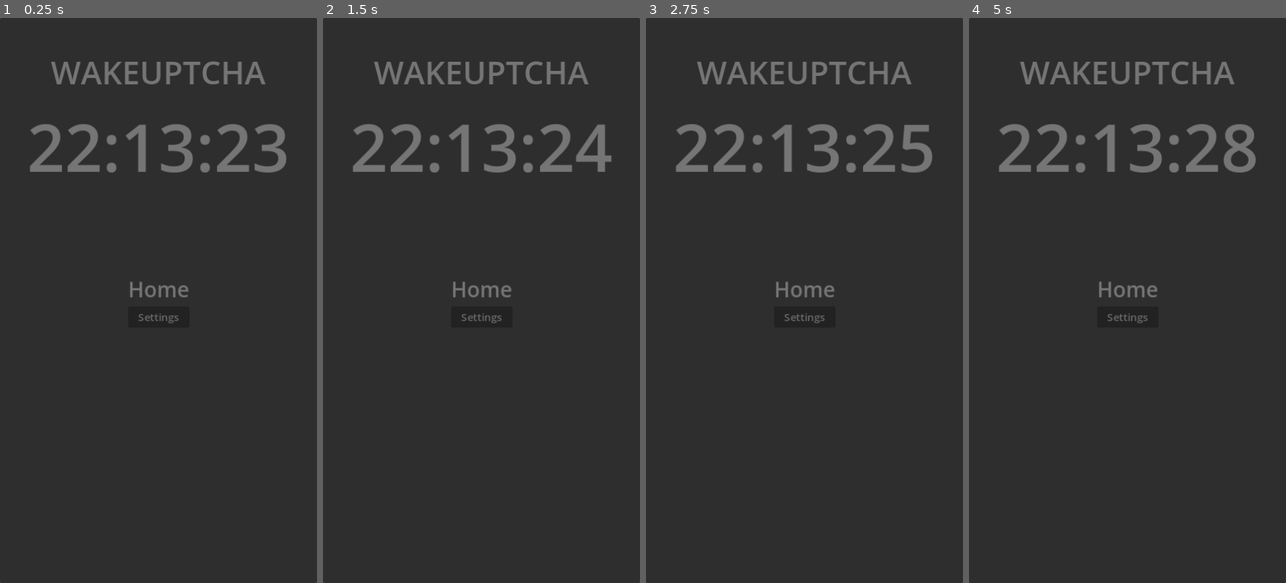
Above: before the commit, frames 1-4 (left to right).
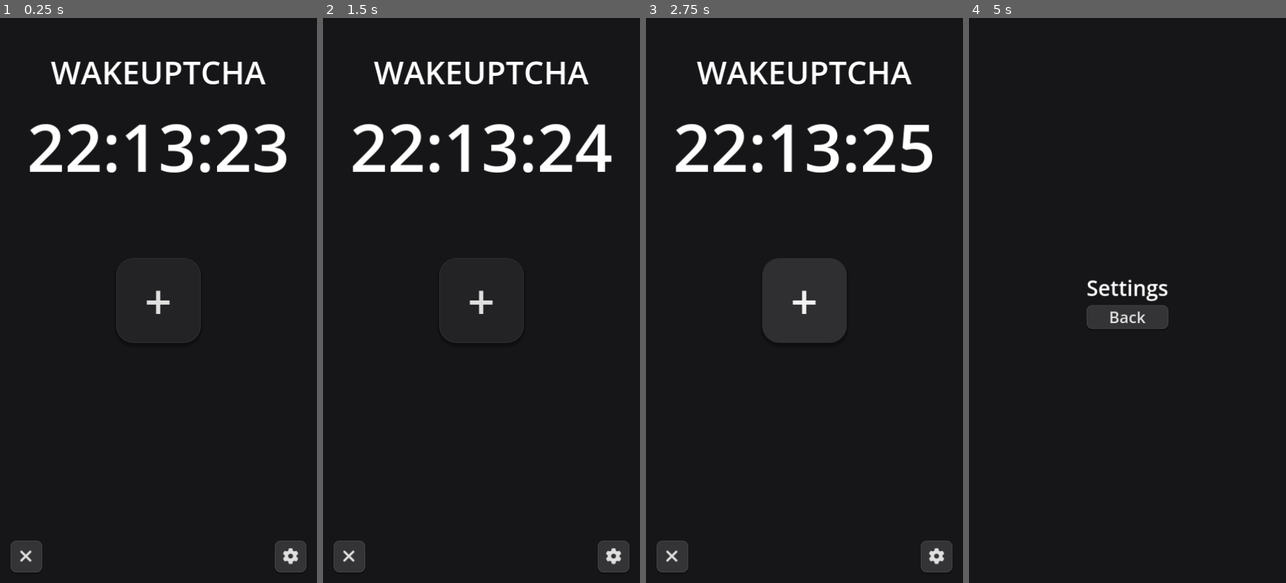
Above: after the commit, the same moments.

Repository: IrregularCelery/wakeuptcha
Game: Godot game, scene res://scenes/main.tscn
Same seed, same stepped clock (60 frames per second), same inputs: the game is played once before the commit and once after it.
Inputs (mouse positions are in pixels of both pictures, inside the frame that each line leads up to):
- Up to frame 1 (0.25 s): no input
- Up to frame 2 (1.5 s): click "Settings" (after the commit: "") at 0.5 s; click "Settings" (after the commit: "Back") at 1.25 s
- Up to frame 3 (2.75 s): click (804, 300) at 2 s, where only the run after the commit has a clickable "+"
- Up to frame 4 (5 s): click (994, 554) at 2.75 s, where only the run after the commit has a clickable "❌"; click (1127, 300) at 3.5 s, where only the run after the commit has a clickable "+"; click "Settings" (after the commit: "") at 4.25 s

The runs differ from the first frame. In frame 1, 4.7% of the frame differs, in the area x 0-100%, y 0-100%; in frame 2, 4.7%; in frame 3, 4.7%; in frame 4, 5.0%.
Error before the commit: Trying to assign value of type 'MarginContainer' to a variable of type 'Panel'. (res://scripts/app.gd:3)

Commit message:
Add some icon buttons for `Home` view

Diff:
--- a/scenes/app.tscn
+++ b/scenes/app.tscn
@@ -1,29 +1,38 @@
-[gd_scene load_steps=2 format=3 uid="uid://n7h5nlusfbgl"]
+[gd_scene load_steps=4 format=3 uid="uid://n7h5nlusfbgl"]
 
 [ext_resource type="Script" path="res://scripts/app.gd" id="1_w1rkb"]
+[ext_resource type="Theme" uid="uid://cvlmw0fs1i8bw" path="res://themes/default_theme.tres" id="2_q2ywq"]
+
+[sub_resource type="StyleBoxFlat" id="StyleBoxFlat_7kodj"]
+bg_color = Color(0.0862745, 0.0862745, 0.0941176, 1)
+corner_radius_top_left = 8
+corner_radius_top_right = 8
+corner_radius_bottom_right = 8
+corner_radius_bottom_left = 8
+corner_detail = 12
+expand_margin_left = 8.0
+expand_margin_top = 8.0
+expand_margin_right = 8.0
+expand_margin_bottom = 8.0
+shadow_color = Color(0, 0, 0, 0.184314)
+shadow_size = 12
 
 [node name="App" type="Control"]
+clip_contents = true
 layout_mode = 3
 anchors_preset = 15
 anchor_right = 1.0
 anchor_bottom = 1.0
 grow_horizontal = 2
 grow_vertical = 2
+theme = ExtResource("2_q2ywq")
 script = ExtResource("1_w1rkb")
 
-[node name="Container" type="MarginContainer" parent="."]
+[node name="Container" type="Panel" parent="."]
 layout_mode = 1
-anchors_preset = 8
-anchor_left = 0.5
-anchor_top = 0.5
-anchor_right = 0.5
-anchor_bottom = 0.5
-offset_left = -240.0
-offset_top = -427.0
-offset_right = 240.0
-offset_bottom = 427.0
+anchors_preset = 15
+anchor_right = 1.0
+anchor_bottom = 1.0
 grow_horizontal = 2
 grow_vertical = 2
-
-[node name="Panel" type="Panel" parent="Container"]
-layout_mode = 2
+theme_override_styles/panel = SubResource("StyleBoxFlat_7kodj")
--- a/scenes/views/home.tscn
+++ b/scenes/views/home.tscn
@@ -1,4 +1,6 @@
-[gd_scene load_steps=3 format=3 uid="uid://ca50me34h2egk"]
+[gd_scene load_steps=9 format=3 uid="uid://ca50me34h2egk"]
+
+[ext_resource type="Theme" uid="uid://cvlmw0fs1i8bw" path="res://themes/default_theme.tres" id="1_1o4gh"]
 
 [sub_resource type="GDScript" id="GDScript_ckgfo"]
 script/source = "extends Control
@@ -8,6 +10,57 @@
 func _on_button_pressed() -> void:
 	ViewManager.switch_to_view(\"settings\")
 "
+
+[sub_resource type="StyleBoxEmpty" id="StyleBoxEmpty_hobyi"]
+
+[sub_resource type="StyleBoxFlat" id="StyleBoxFlat_s5wuf"]
+bg_color = Color(0.186241, 0.186241, 0.195992, 1)
+border_width_left = 1
+border_width_top = 1
+border_width_right = 1
+border_width_bottom = 1
+border_color = Color(0.186241, 0.186241, 0.195992, 1)
+corner_radius_top_left = 25
+corner_radius_top_right = 25
+corner_radius_bottom_right = 25
+corner_radius_bottom_left = 25
+shadow_color = Color(0, 0, 0, 0.305882)
+shadow_size = 4
+shadow_offset = Vector2(0, 4)
+
+[sub_resource type="StyleBoxFlat" id="StyleBoxFlat_3aj7x"]
+bg_color = Color(0.137255, 0.137255, 0.145098, 1)
+border_width_left = 1
+border_width_top = 1
+border_width_right = 1
+border_width_bottom = 1
+border_color = Color(0.186241, 0.186241, 0.195992, 1)
+corner_radius_top_left = 25
+corner_radius_top_right = 25
+corner_radius_bottom_right = 25
+corner_radius_bottom_left = 25
+shadow_color = Color(0, 0, 0, 0.305882)
+shadow_size = 4
+shadow_offset = Vector2(0, 4)
+
+[sub_resource type="StyleBoxFlat" id="StyleBoxFlat_txplb"]
+bg_color = Color(0.117903, 0.117903, 0.124977, 1)
+border_width_left = 1
+border_width_top = 1
+border_width_right = 1
+border_width_bottom = 1
+border_color = Color(0.186241, 0.186241, 0.195992, 1)
+corner_radius_top_left = 25
+corner_radius_top_right = 25
+corner_radius_bottom_right = 25
+corner_radius_bottom_left = 25
+
+[sub_resource type="Theme" id="Theme_tbngf"]
+Button/font_sizes/font_size = 72
+Button/styles/focus = SubResource("StyleBoxEmpty_hobyi")
+Button/styles/hover = SubResource("StyleBoxFlat_s5wuf")
+Button/styles/normal = SubResource("StyleBoxFlat_3aj7x")
+Button/styles/pressed = SubResource("StyleBoxFlat_txplb")
 
 [sub_resource type="GDScript" id="GDScript_u1gyp"]
 script/source = "extends Label
@@ -39,30 +92,89 @@
 anchor_bottom = 1.0
 grow_horizontal = 2
 grow_vertical = 2
+theme = ExtResource("1_1o4gh")
 script = SubResource("GDScript_ckgfo")
 
+[node name="Panel" type="Panel" parent="."]
+visible = false
+layout_mode = 1
+anchors_preset = 8
+anchor_left = 0.5
+anchor_top = 0.5
+anchor_right = 0.5
+anchor_bottom = 0.5
+offset_left = -106.0
+offset_top = -84.0
+offset_right = 106.0
+offset_bottom = 84.0
+grow_horizontal = 2
+grow_vertical = 2
+metadata/_edit_use_anchors_ = true
+
+[node name="AlarmsButton" type="Button" parent="."]
+layout_mode = 1
+anchors_preset = 8
+anchor_left = 0.5
+anchor_top = 0.5
+anchor_right = 0.5
+anchor_bottom = 0.5
+offset_left = -64.0
+offset_top = -64.0
+offset_right = 64.0
+offset_bottom = 64.0
+grow_horizontal = 2
+grow_vertical = 2
+mouse_default_cursor_shape = 2
+theme = SubResource("Theme_tbngf")
+text = "+"
+
+[node name="SettingsButton" type="Button" parent="."]
+layout_mode = 1
+anchors_preset = 3
+anchor_left = 1.0
+anchor_top = 1.0
+anchor_right = 1.0
+anchor_bottom = 1.0
+offset_left = -64.0
+offset_top = -64.0
+offset_right = -16.0
+offset_bottom = -16.0
+grow_horizontal = 0
+grow_vertical = 0
+size_flags_horizontal = 8
+size_flags_vertical = 0
+mouse_default_cursor_shape = 2
+text = ""
+
+[node name="CloseButton" type="Button" parent="."]
+layout_mode = 1
+anchors_preset = 2
+anchor_top = 1.0
+anchor_bottom = 1.0
+offset_left = 16.0
+offset_top = -64.0
+offset_right = 64.0
+offset_bottom = -16.0
+grow_vertical = 0
+size_flags_horizontal = 2
+size_flags_vertical = 0
+mouse_default_cursor_shape = 2
+theme_override_font_sizes/font_size = 27
+text = "❌"
+
 [node name="VBoxContainer" type="VBoxContainer" parent="."]
 layout_mode = 1
-anchors_preset = 8
-anchor_left = 0.5
-anchor_top = 0.5
-anchor_right = 0.5
-anchor_bottom = 0.5
-offset_left = -46.5
-offset_top = -40.0
-offset_right = 46.5
-offset_bottom = 40.0
-grow_horizontal = 2
-grow_vertical = 2
-
-[node name="Label" type="Label" parent="VBoxContainer"]
-layout_mode = 2
-theme_override_font_sizes/font_size = 32
-text = "Home"
-
-[node name="Button" type="Button" parent="VBoxContainer"]
-layout_mode = 2
-text = "Settings"
+anchors_preset = 7
+anchor_left = 0.5
+anchor_top = 1.0
+anchor_right = 0.5
+anchor_bottom = 1.0
+offset_left = -154.0
+offset_top = -50.0
+offset_right = 154.0
+grow_horizontal = 2
+grow_vertical = 0
+theme_override_constants/separation = 32
 
 [node name="Alarm" type="Control" parent="."]
 layout_mode = 1
@@ -98,4 +210,4 @@
 text = "12:34:56"
 script = SubResource("GDScript_u1gyp")
 
-[connection signal="pressed" from="VBoxContainer/Button" to="." method="_on_button_pressed"]
+[connection signal="pressed" from="SettingsButton" to="." method="_on_button_pressed"]
